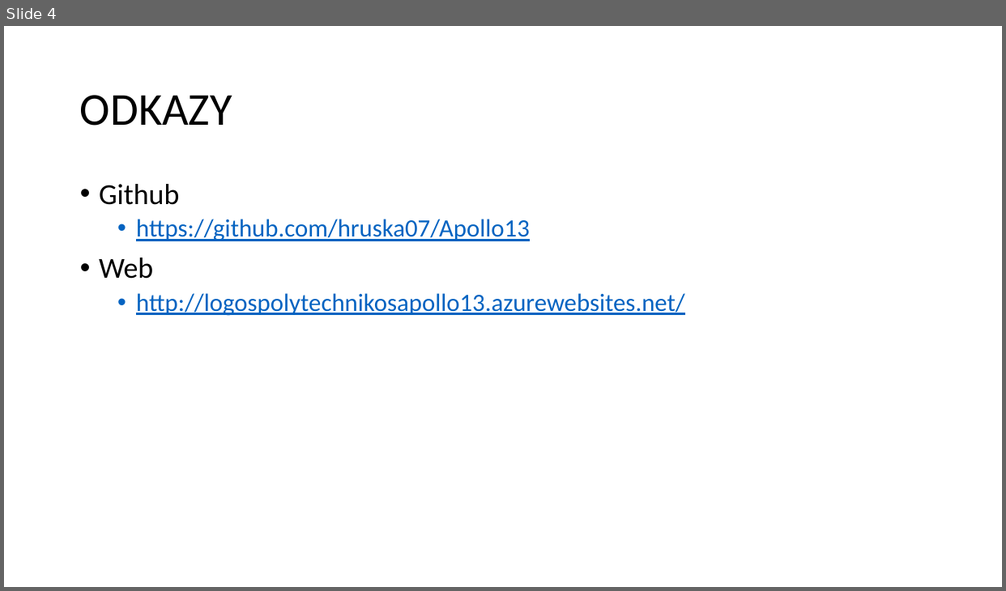
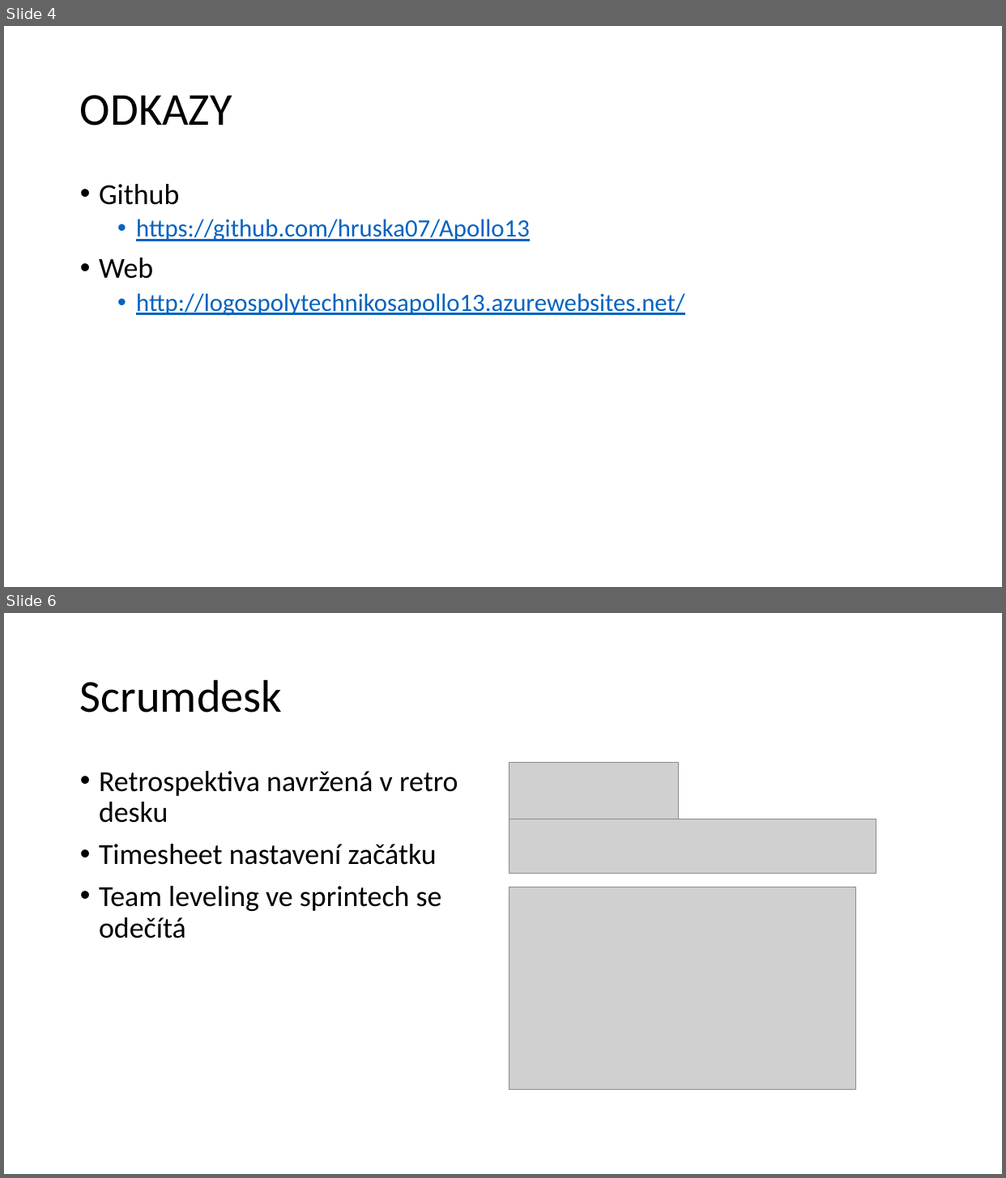
Before and after one commit to hruska07/Apollo13, a slide deck: docs/Apollo 13 - Logos Polytechnikos.pptx. Shown one above the other, each under a label of ours: slide 4 before the commit, slides 4 and 6 after it; the slides between them are not shown. The pictures are 1006x591 and 1006x1178 pixels, drawn with LibreOffice and Linux fonts; fonts in the diff are those of the drawing; grey boxes stand for pictures. Boxes give left, top, right and bottom in pixels: in the first picture for what was removed or moved away, otherwise in the second. Text is boxed around its words. In the diff, an @@ line names an element or a change of style, - is before the commit and + after.

Commit message:
SPRINT 1

```diff
--- a/docs/Apollo 13 - Logos Polytechnikos.pptx
+++ b/docs/Apollo 13 - Logos Polytechnikos.pptx
@@ slide 6 added at bbox=[4, 613, 1002, 1174], background #FFFFFF @@
@@ title added at bbox=[80, 679, 282, 713], 44 pt, text #000000 @@
+Scrumdesk
@@ text added at bbox=[99, 771, 458, 939], 28 pt, text #000000 @@
+• Retrospektiva navržená v retro desku
+• Timesheet nastavení začátku
+• Team leveling ve sprintech se odečítá
@@ picture added at bbox=[509, 763, 679, 820] @@
@@ picture added at bbox=[509, 820, 876, 875] @@
@@ picture added at bbox=[509, 887, 855, 1090] @@
```
Also in this commit, not shown: 3 other slides added, 1 slide removed.
